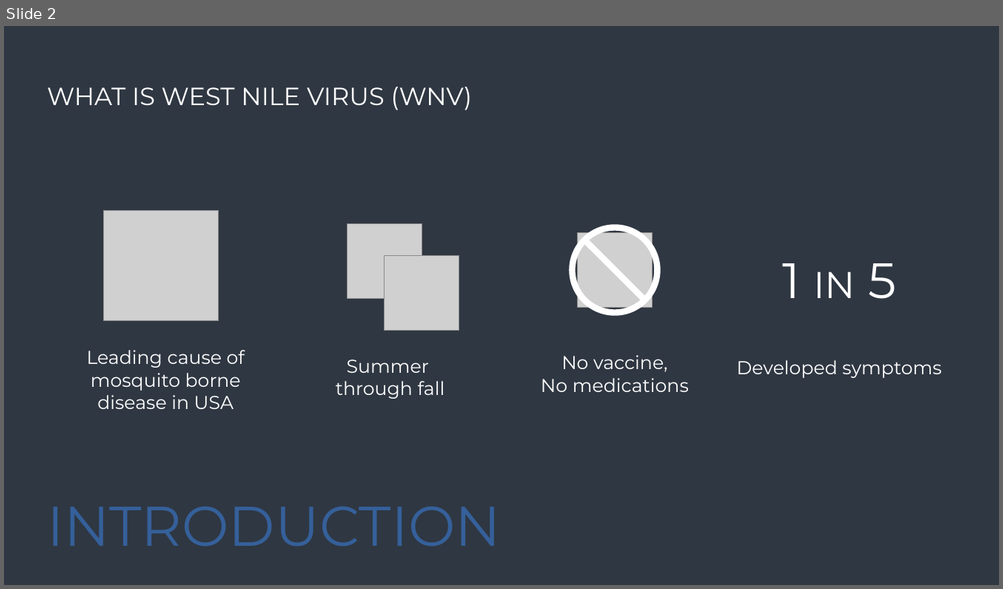
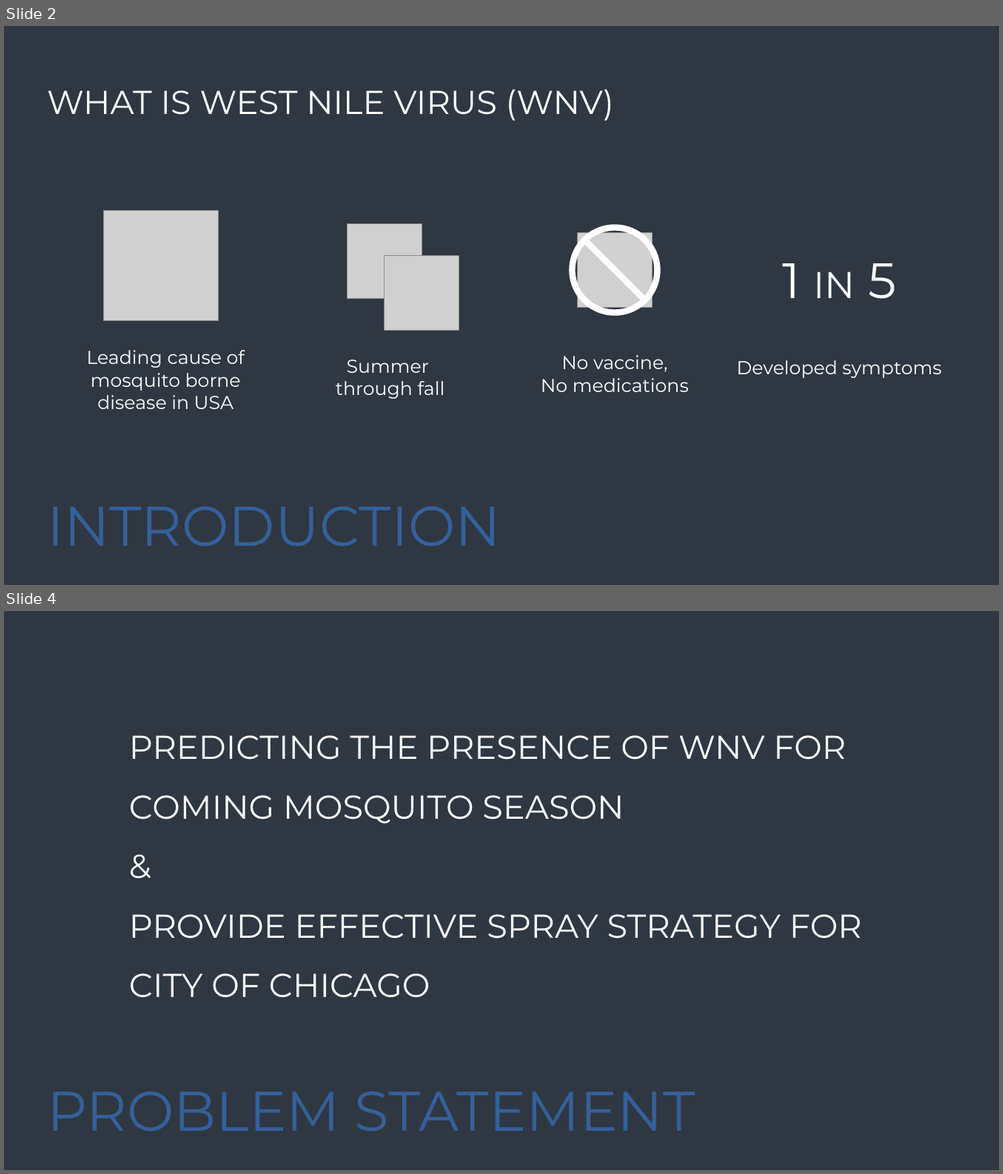
Before and after one commit to bluemelodybox/west-nile-virus-prediction, a slide deck: WNV Grp Presentation.pptx. Shown one above the other, each under a label of ours: slide 2 before the commit, slides 2 and 4 after it; the slides between them are not shown. The pictures are 1003x589 and 1003x1174 pixels, drawn with LibreOffice and Linux fonts; fonts in the diff are those of the drawing; grey boxes stand for pictures. Boxes give left, top, right and bottom in pixels: in the first picture for what was removed or moved away, otherwise in the second. Text is boxed around its words. In the diff, an @@ line names an element or a change of style, - is before the commit and + after.

```diff
--- a/WNV Grp Presentation.pptx
+++ b/WNV Grp Presentation.pptx
@@ slide 4 added at (4,611,999,1170), background #2F3742 @@
@@ text added at (129,735,862,998), 32 pt, text #FFFFFF @@
+PREDICTING THE PRESENCE OF WNV FOR COMING MOSQUITO SEASON
+&
+PROVIDE EFFECTIVE SPRAY STRATEGY FOR CITY OF CHICAGO
@@ title added at (47,1092,695,1131), 54 pt, text gradient #35609A to #EC343F @@
+PROBLEM STATEMENT
@@ slide 2 changed as well @@
@@ text "WHAT IS WEST NILE VIRUS ..." at (47,89,614,121): size 24 to 32 pt @@
```
Also in this commit, not shown: 3 other slides changed, 11 other slides added, 1 slide removed.
